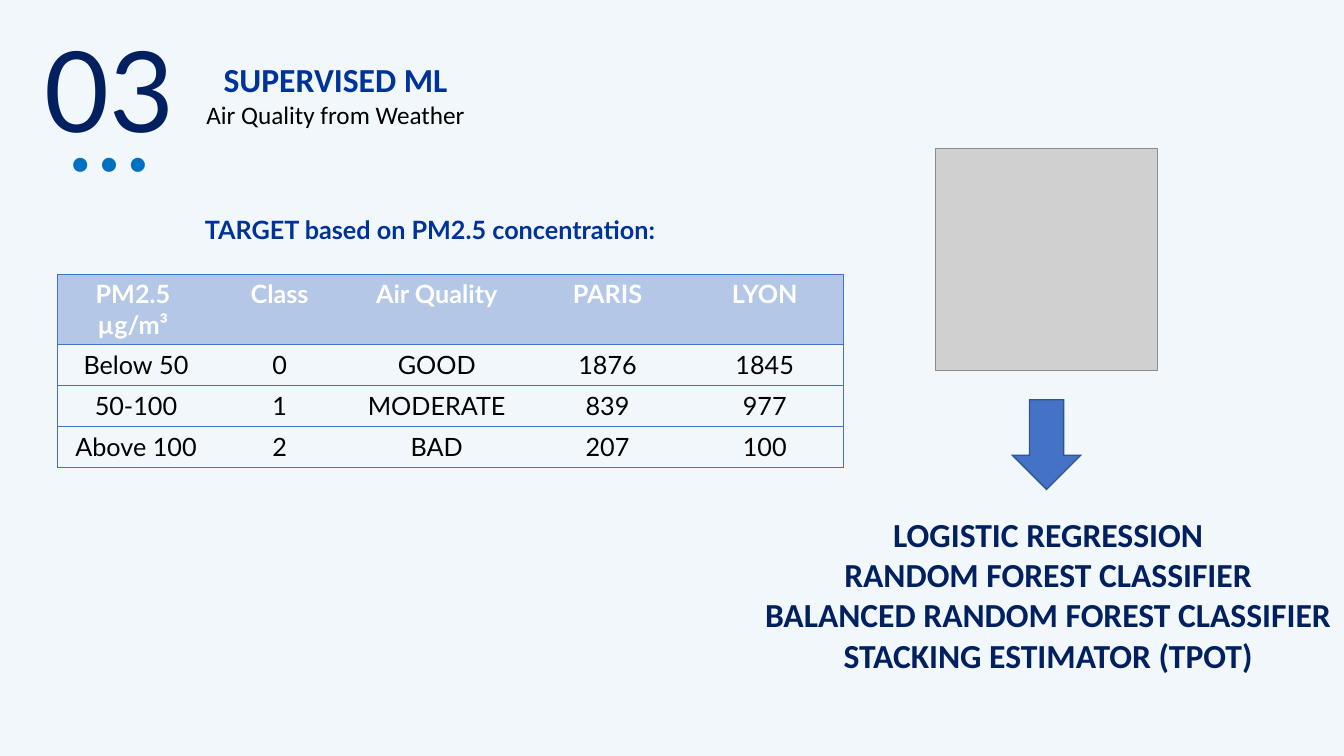
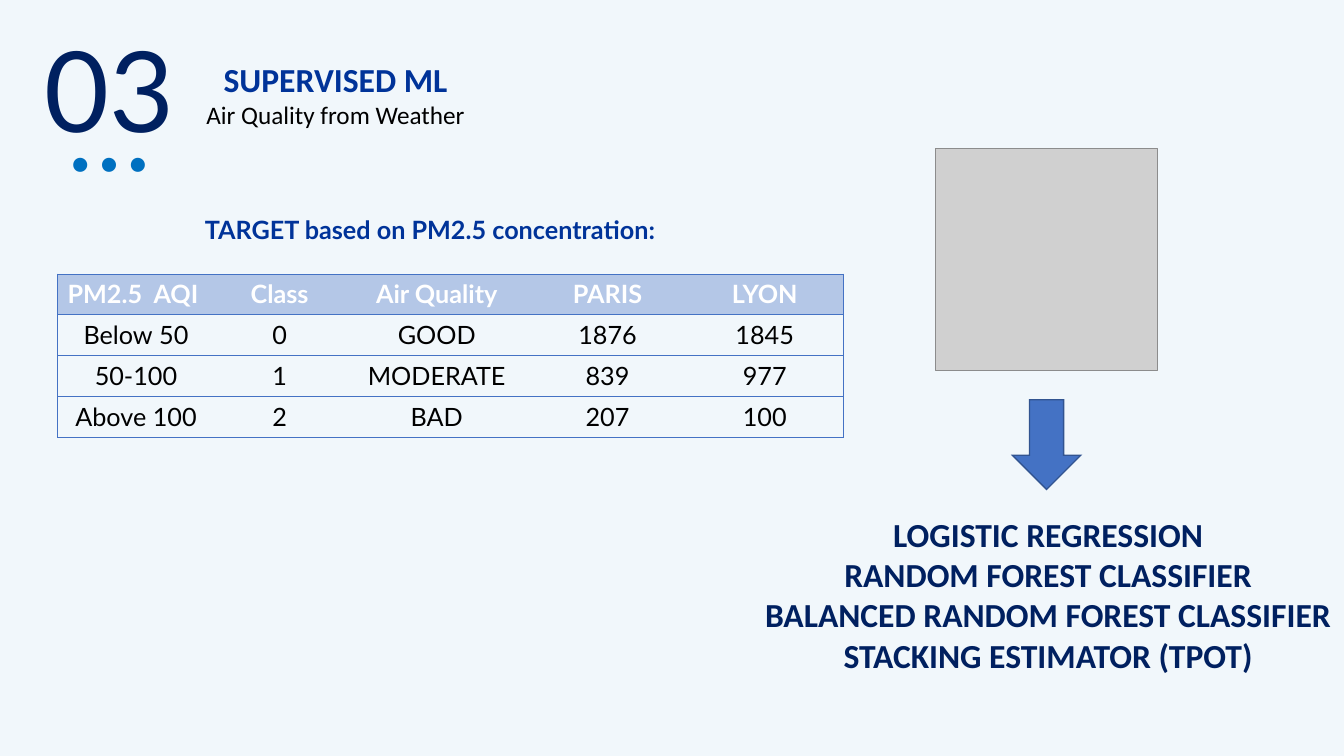
Before and after one commit to radek-deb/Air_Quality_Paris-vs-Lyon_Final_Project, a slide deck: slide 7 of Air Quality.pptx. Drawn at 1344x756 pixels with LibreOffice and Linux fonts; fonts in the diff are those of the drawing; grey boxes stand for pictures. Boxes give left, top, right and bottom in pixels: in the first picture for what was removed or moved away, otherwise in the second. Text is boxed around its words. In the diff, an @@ line names an element or a change of style, - is before the commit and + after.

```diff
--- a/Air Quality.pptx
+++ b/Air Quality.pptx
@@ table at <box>57,274,844,438</box> @@
-row 1, column 1: PM2.5 µg/m³
+row 1, column 1: PM2.5 AQI
```
Also in this commit, not shown: 1 other file.
